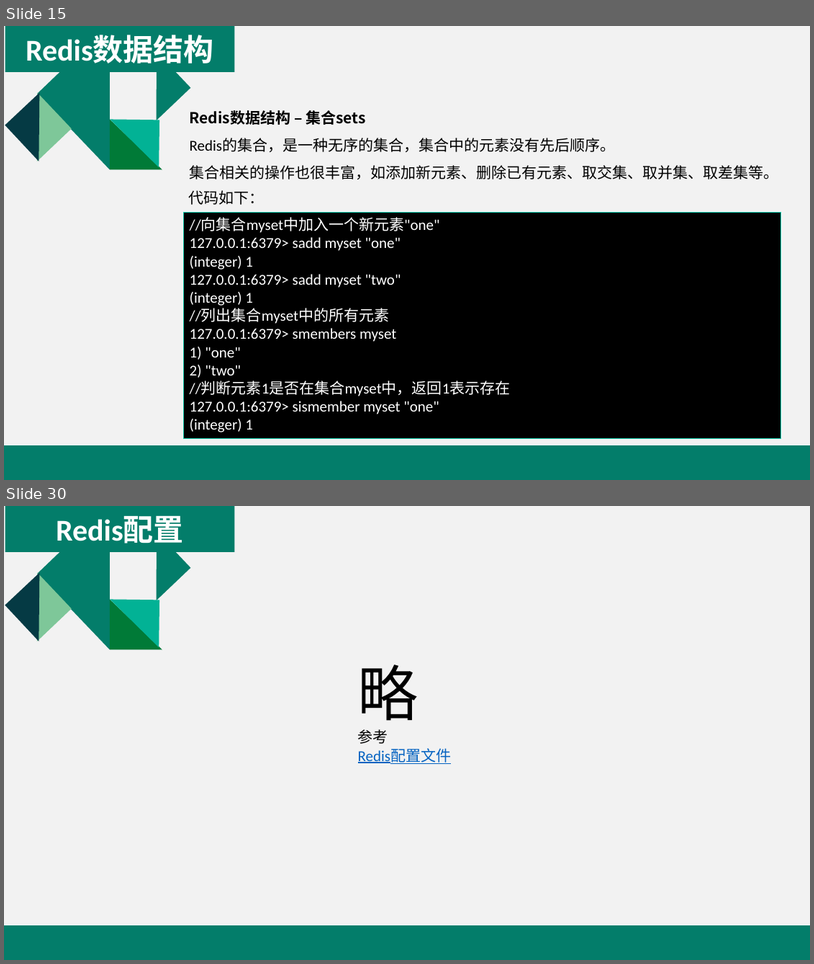
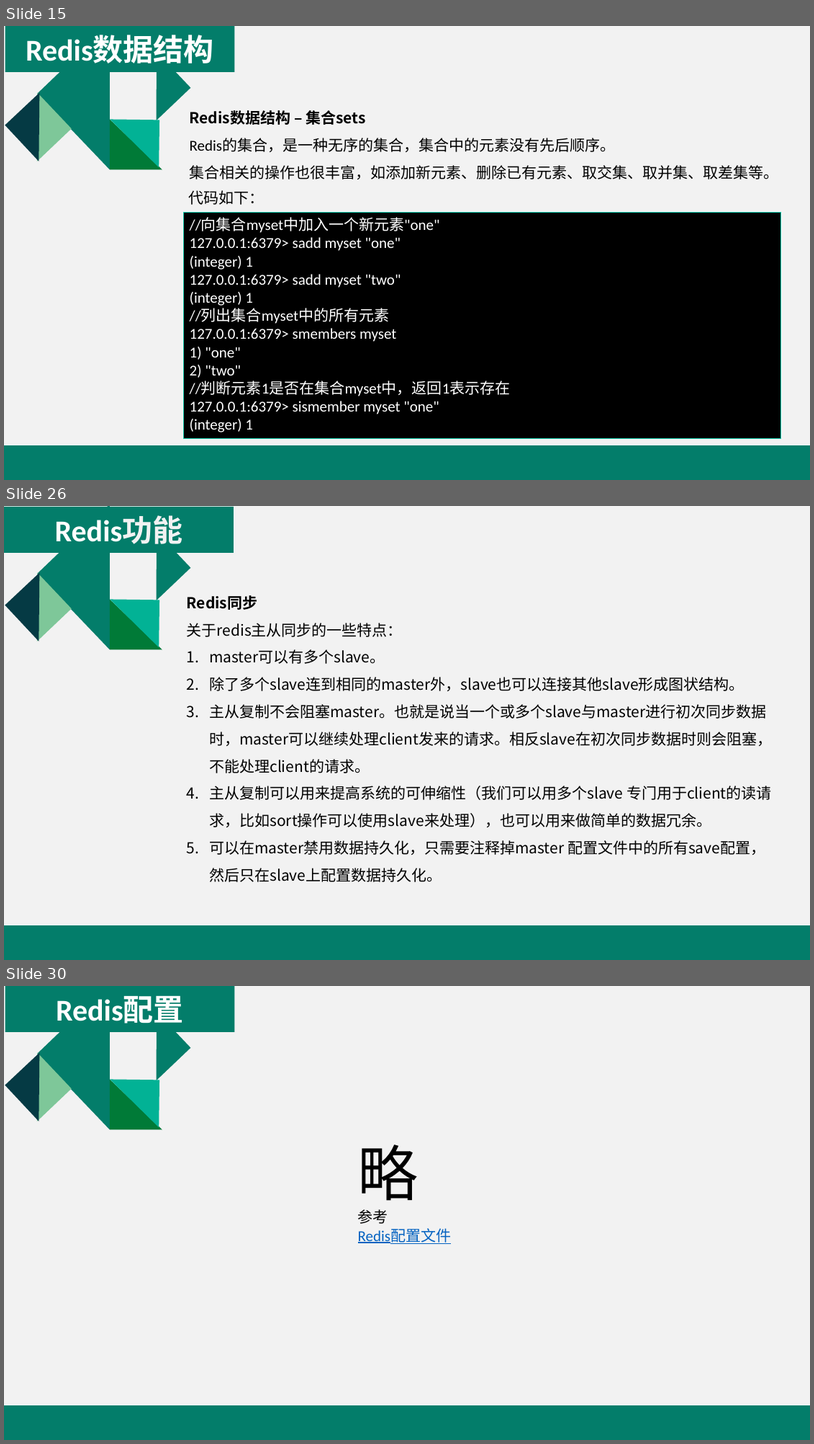
Before and after one commit to yuanhongqiu/baobaotao, a slide deck: taotao-manage/taotao-manage-web/src/main/resources/Redis介绍.pptx. Shown one above the other, each under a label of ours: slides 15 and 30 before the commit, slides 15, 26 and 30 after it; the slides between them are not shown. The pictures are 814x964 and 814x1444 pixels, drawn with LibreOffice and Linux fonts; fonts in the diff are those of the drawing. Boxes give left, top, right and bottom in pixels: in the first picture for what was removed or moved away, otherwise in the second. Text is boxed around its words. In the diff, an @@ line names an element or a change of style, - is before the commit and + after.

```diff
--- a/taotao-manage/taotao-manage-web/src/main/resources/Redis介绍.pptx
+++ b/taotao-manage/taotao-manage-web/src/main/resources/Redis介绍.pptx
@@ slide 26 added at (4,506,810,960), background #F2F2F2; not listed: 6 template elements that a slide beside it also shows @@
@@ rectangle added at (4,507,234,553), fill #037D6A, 36 pt, text #FFFFFF, bold @@
+Redis功能
@@ text added at (187,595,772,882), 18 pt, text #000000 @@
+Redis同步
+关于redis主从同步的一些特点：
+1. master可以有多个slave。
+2. 除了多个slave连到相同的master外，slave也可以连接其他slave形成图状结构。
+3. 主从复制不会阻塞master。也就是说当一个或多个slave与master进行初次同步数据时，master可以继续处理client发来的请求。相反slave在初次同步数据时则会阻塞，不能处理client的请求。
+4. 主从复制可以用来提高系统的可伸缩性（我们可以用多个slave 专门用于client的读请求，比如sort操作可以使用slave来处理），也可以用来做简单的数据冗余。
+5. 可以在master禁用数据持久化，只需要注释掉master 配置文件中的所有save配置，然后只在slave上配置数据持久化。
@@ rectangle added at (4,925,810,960), fill #037D6A @@
```
Also in this commit, not shown: 17 slides changed, 7 other slides added, 11 slides removed.
